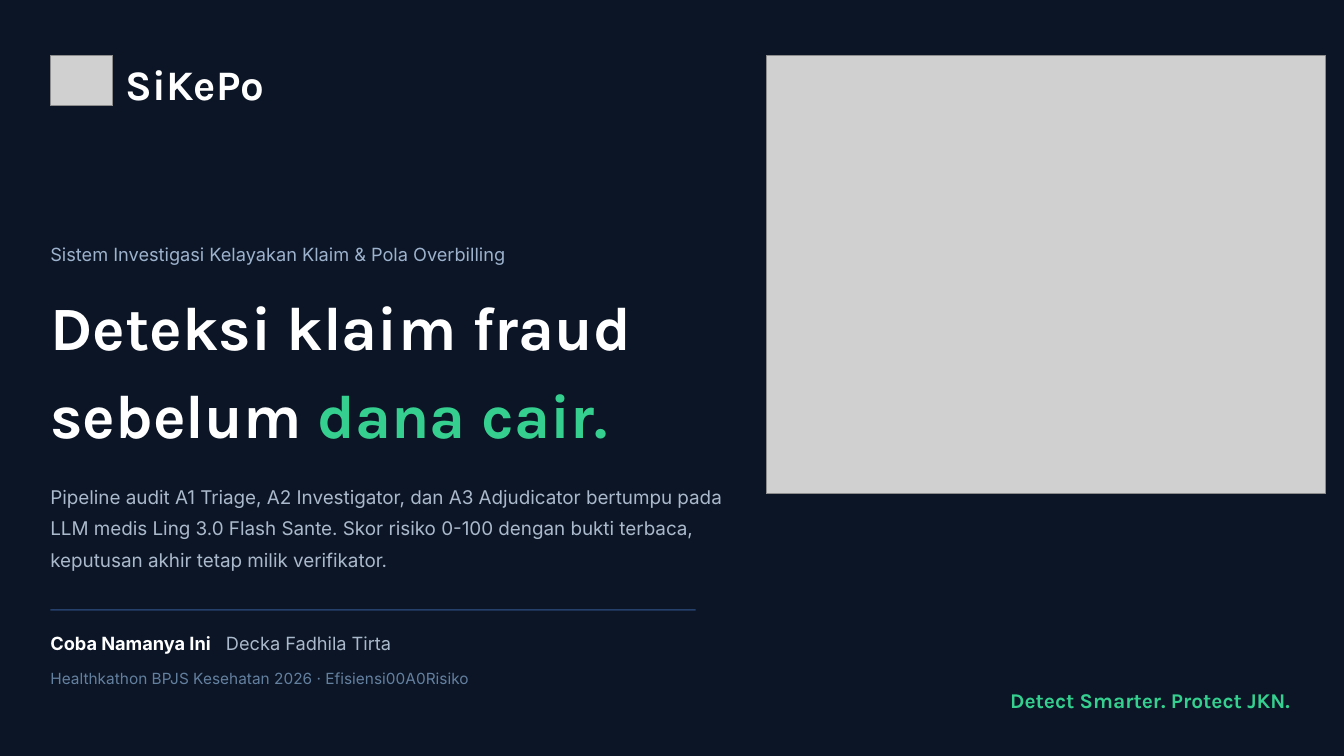
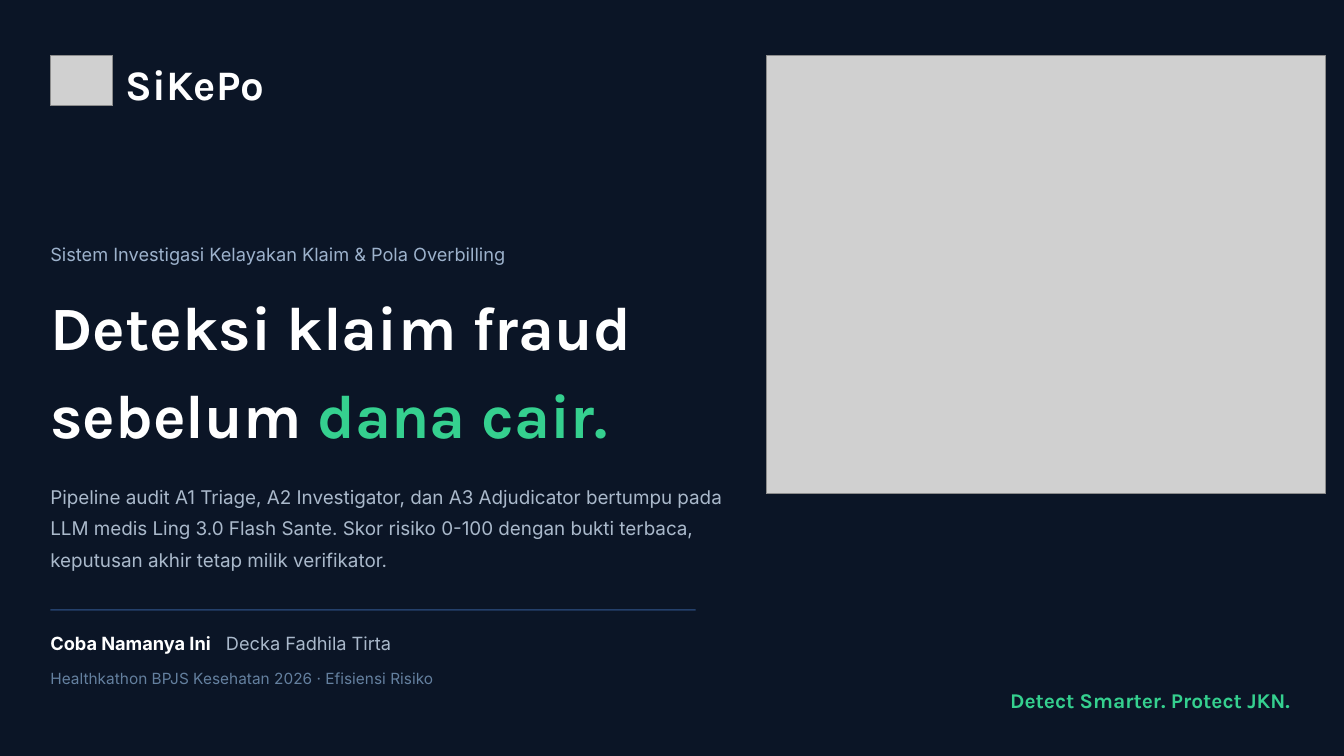
Before and after one commit to dkfadhila/sikepo, a slide deck: slide 1 of proposal/Proposal_SiKePo_Healthkathon2026.pptx. Drawn at 1344x756 pixels with LibreOffice and Linux fonts; fonts in the diff are those of the drawing; grey boxes stand for pictures. Boxes give left, top, right and bottom in pixels: in the first picture for what was removed or moved away, otherwise in the second. Text is boxed around its words. In the diff, an @@ line names an element or a change of style, - is before the commit and + after.

```diff
--- a/proposal/Proposal_SiKePo_Healthkathon2026.pptx
+++ b/proposal/Proposal_SiKePo_Healthkathon2026.pptx
@@ text at [50, 672, 433, 684]: text changed @@
-Healthkathon BPJS Kesehatan 2026 · Efisiensi00A0Risiko
+Healthkathon BPJS Kesehatan 2026 · Efisiensi Risiko
```
Also in this commit, not shown: 2 other files.
